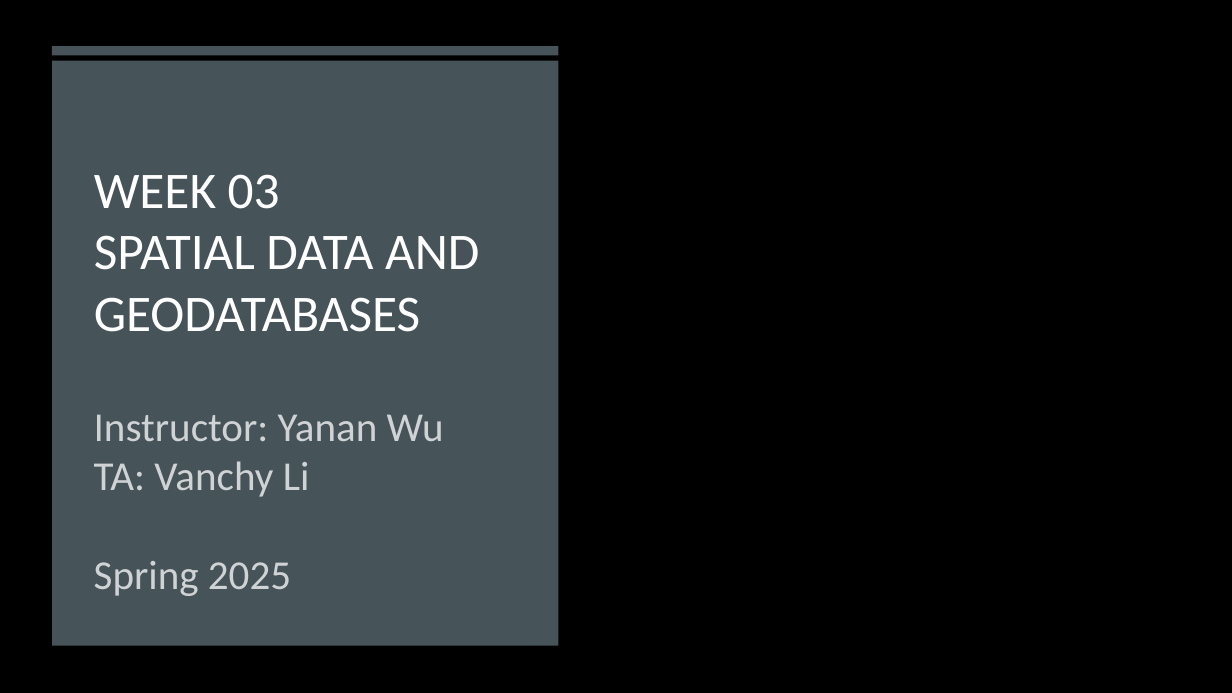
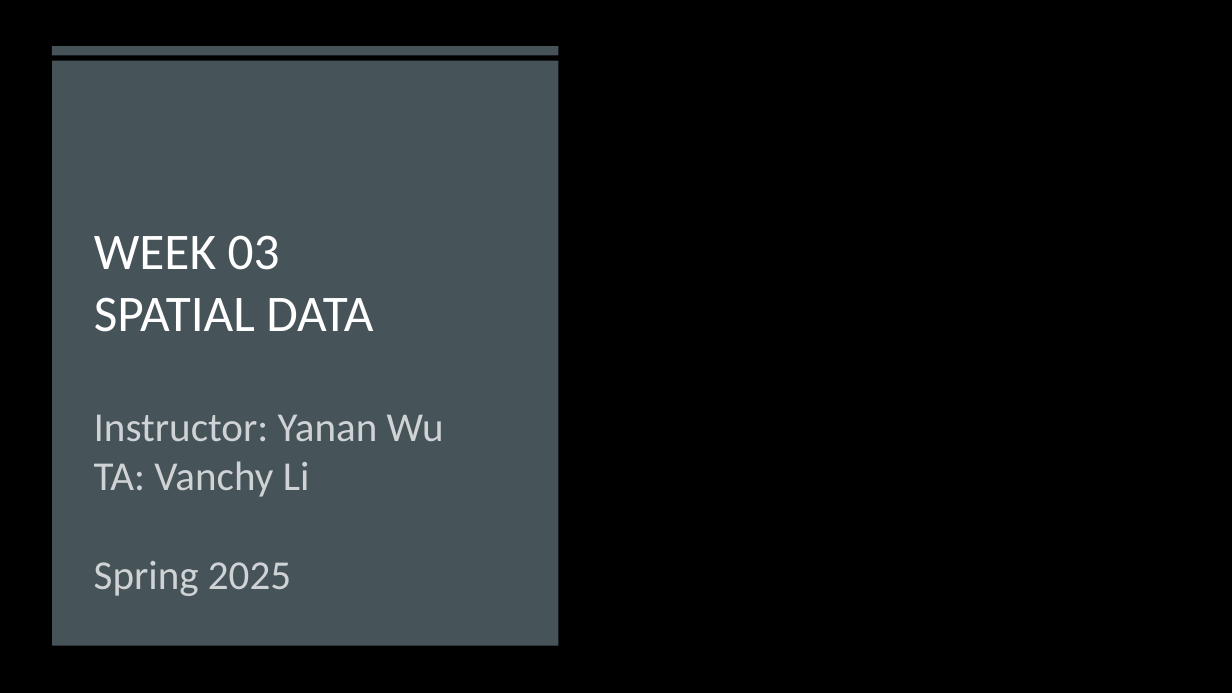
Before and after one commit to gisynw/ssj-376, a slide deck: slide 1 of docs/Lectures/Week03/Week03_SpatialData.pptx. Drawn at 1232x693 pixels with LibreOffice and Linux fonts; fonts in the diff are those of the drawing; background and template pictures are left out. Boxes give left, top, right and bottom in pixels: in the first picture for what was removed or moved away, otherwise in the second. Text is boxed around its words. In the diff, an @@ line names an element or a change of style, - is before the commit and + after.

Commit message:
week03 lecture

```diff
--- a/docs/Lectures/Week03/Week03_SpatialData.pptx
+++ b/docs/Lectures/Week03/Week03_SpatialData.pptx
@@ title at [94, 235, 373, 332]: text changed @@
-WEEK 03
-SPATIAL DATA AND GEODATABASES
+WEEK 03
+SPATIAL DATA
```
Also in this commit, not shown: 14 other slides changed, 4 slides added, 5 slides removed, 4 other files.
